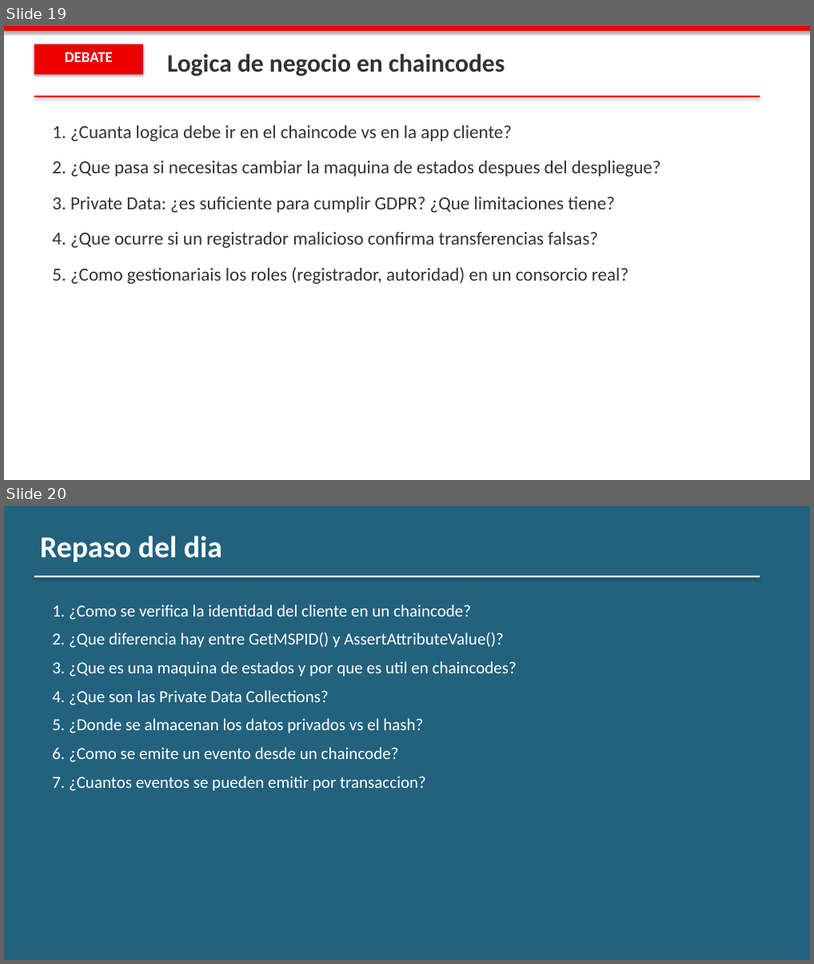
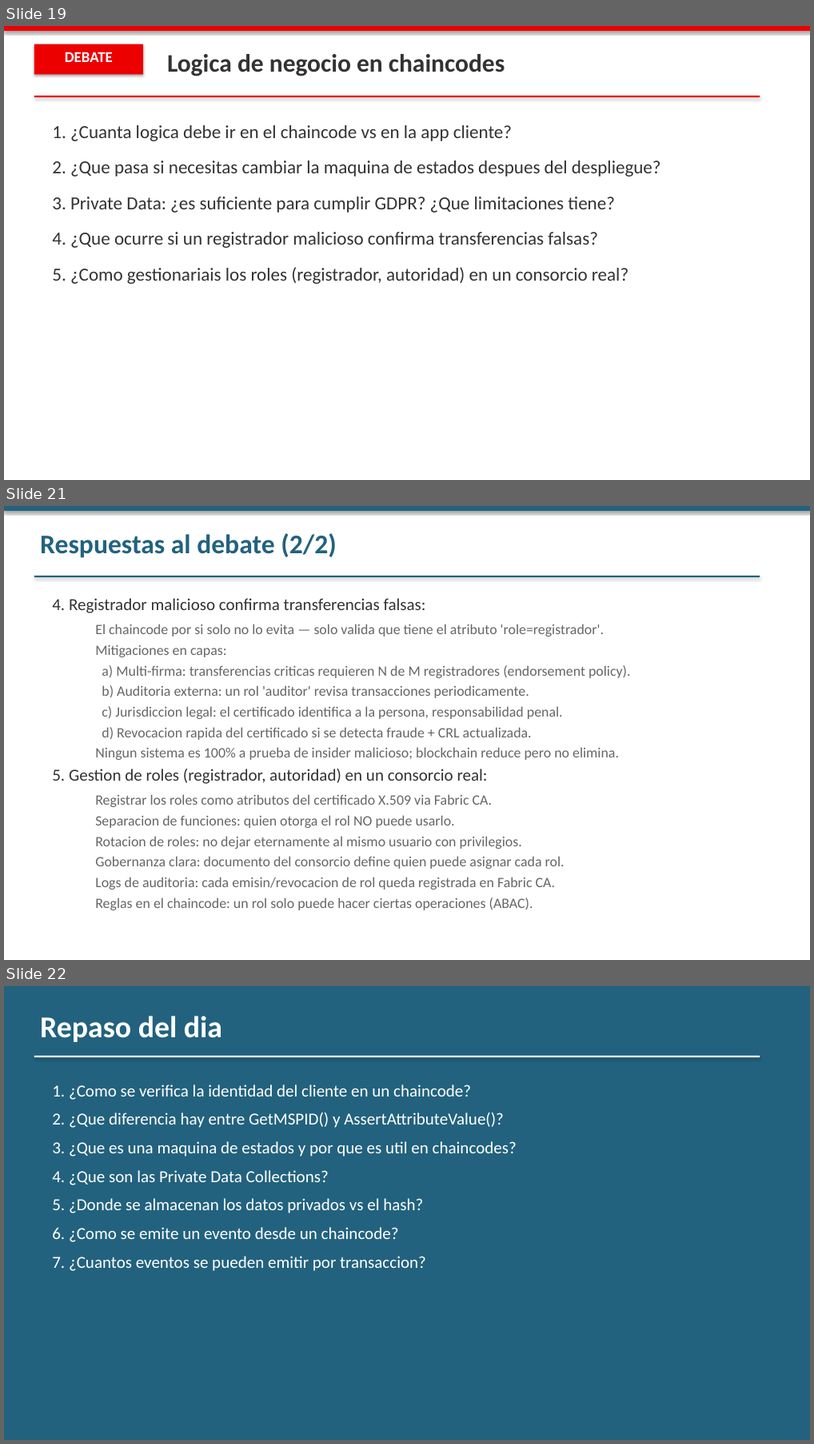
Before and after one commit to jjnieto/fabric, a slide deck: docs/slides/Modulo 4/dia_3.pptx. Shown one above the other, each under a label of ours: slides 19 and 20 before the commit, slides 19, 21 and 22 after it; the slides between them are not shown. The pictures are 814x964 and 814x1444 pixels, drawn with LibreOffice and Linux fonts; fonts in the diff are those of the drawing. Boxes give left, top, right and bottom in pixels: in the first picture for what was removed or moved away, otherwise in the second. Text is boxed around its words. In the diff, an @@ line names an element or a change of style, - is before the commit and + after.

```diff
--- a/docs/slides/Modulo 4/dia_3.pptx
+++ b/docs/slides/Modulo 4/dia_3.pptx
@@ slide 21 added at (4, 506, 810, 960), background #FFFFFF @@
@@ rectangle added at (4, 506, 810, 511), fill #22627E @@
@@ text added at (40, 533, 336, 558), 32 pt, text #22627E, bold @@
+Respuestas al debate (2/2)
@@ rectangle added at (34, 576, 760, 577), fill #22627E @@
@@ text added at (52, 598, 631, 910), 17 pt, text #666666 @@
+4. Registrador malicioso confirma transferencias falsas:
+  El chaincode por si solo no lo evita — solo valida que tiene el atributo 'role=registrador'.
+  Mitigaciones en capas:
+  a) Multi-firma: transferencias criticas requieren N de M registradores (endorsement policy).
+  b) Auditoria externa: un rol 'auditor' revisa transacciones periodicamente.
+  c) Jurisdiccion legal: el certificado identifica a la persona, responsabilidad penal.
+  d) Revocacion rapida del certificado si se detecta fraude + CRL actualizada.
+  Ningun sistema es 100% a prueba de insider malicioso; blockchain reduce pero no elimina.
+5. Gestion de roles (registrador, autoridad) en un consorcio real:
+  Registrar los roles como atributos del certificado X.509 via Fabric CA.
+  Separacion de funciones: quien otorga el rol NO puede usarlo.
+  Rotacion de roles: no dejar eternamente al mismo usuario con privilegios.
+  Gobernanza clara: documento del consorcio define quien puede asignar cada rol.
+  Logs de auditoria: cada emisin/revocacion de rol queda registrada en Fabric CA.
+  Reglas en el chaincode: un rol solo puede hacer ciertas operaciones (ABAC).
@@ what was slide 20 is now slide 22 @@
```
Also in this commit, not shown: 3 other slides added, 1 other file.
